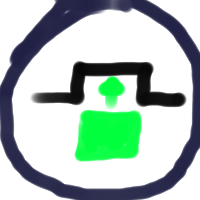
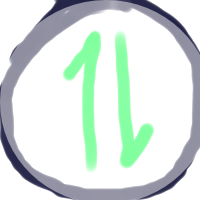
Comparing the layer stacks of the two 200×200 images. Changes:
added layer "Layer 8" (1st of 2) (49%) above "Layer 9" over 0, 0, 200, 200
added layer "Layer 9" above "Layer 8" over 0, 0, 192, 192
hid "Layer 8" (2nd of 2) over 0, 0, 192, 192
